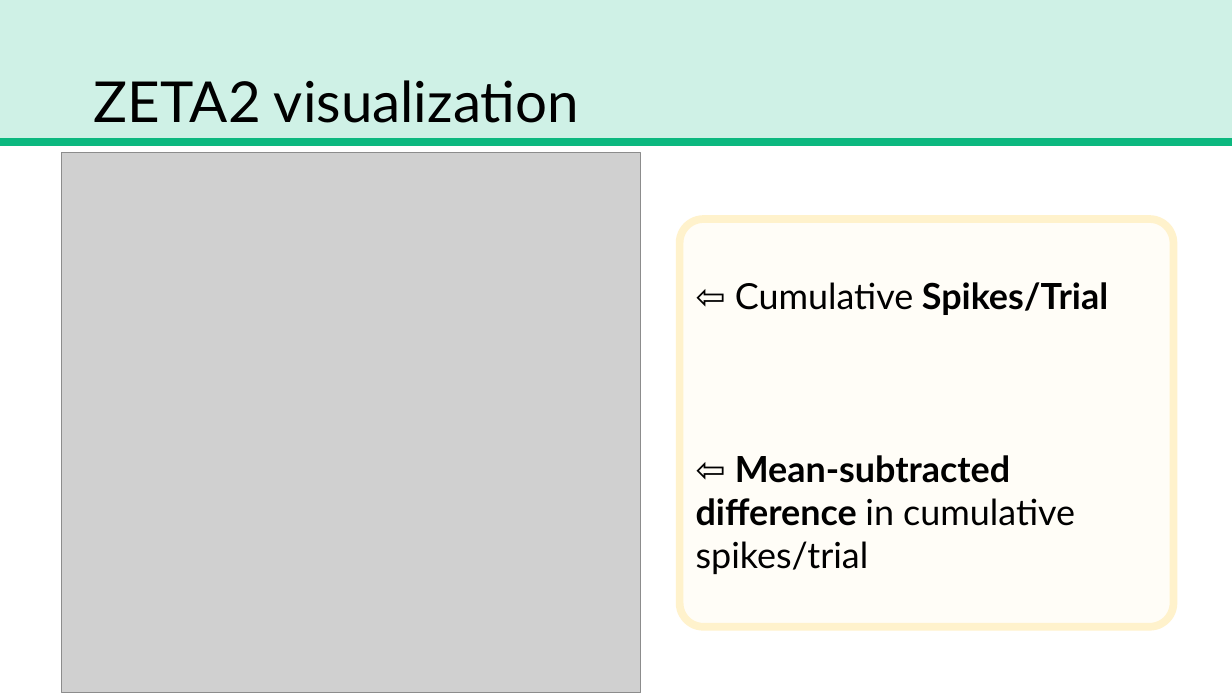
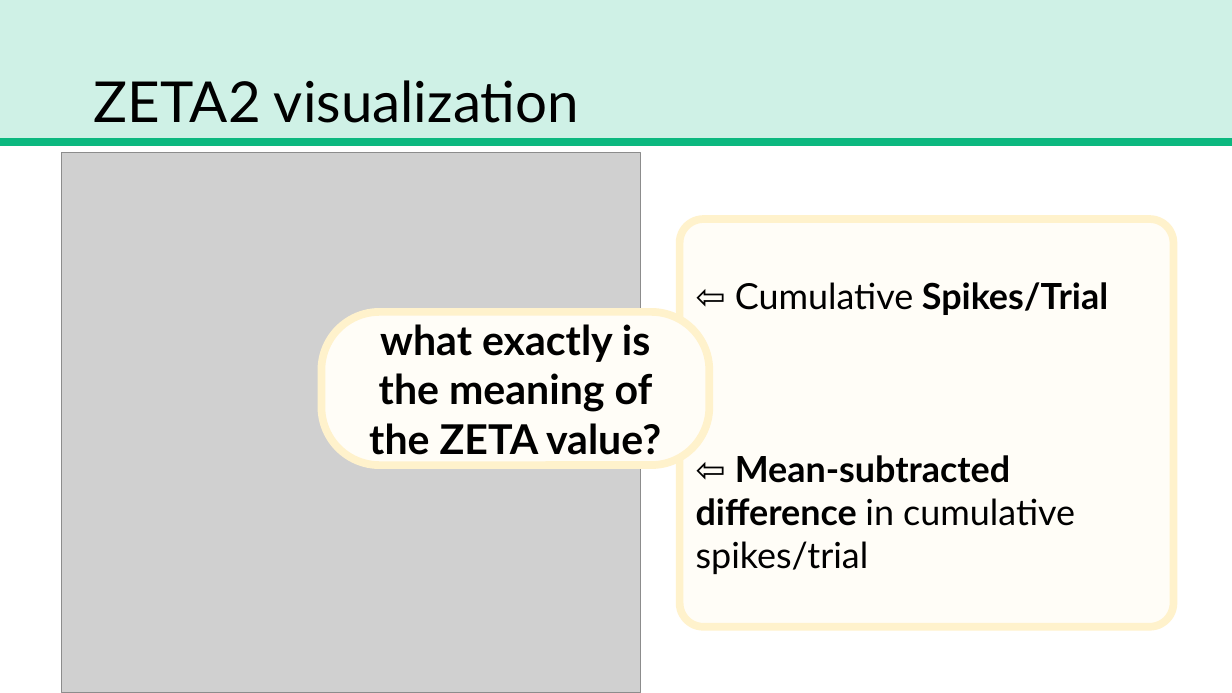
Before and after one commit to trNk27/Human_Data_Exploration, a slide deck: slide 18 of presentation/Prototype.pptx (slide 15 before the commit). Drawn at 1232x693 pixels with LibreOffice and Linux fonts; fonts in the diff are those of the drawing; grey boxes stand for pictures. Boxes give left, top, right and bottom in pixels: in the first picture for what was removed or moved away, otherwise in the second. Text is boxed around its words. In the diff, an @@ line names an element or a change of style, - is before the commit and + after.

```diff
--- a/presentation/Prototype.pptx
+++ b/presentation/Prototype.pptx
@@ rounded rectangle added at box(322, 312, 710, 466), fill #FFFDF7, outline #FFF2CC 6 pt, 32 pt, text #000000, bold @@
+what exactly is the meaning of the ZETA value?
```
Also in this commit, not shown: 4 other slides changed, 5 slides added, 1 slide removed, 2 other files.
